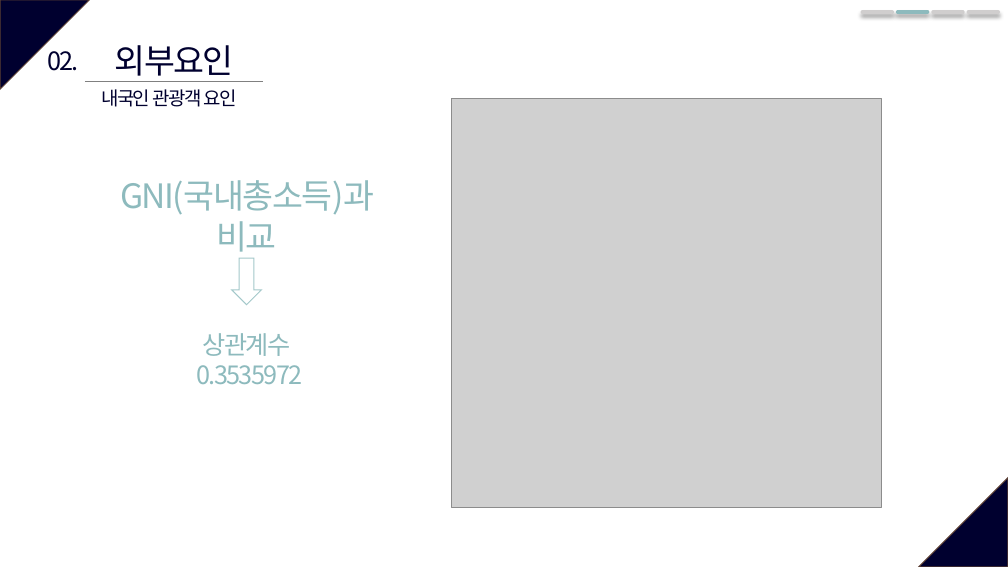
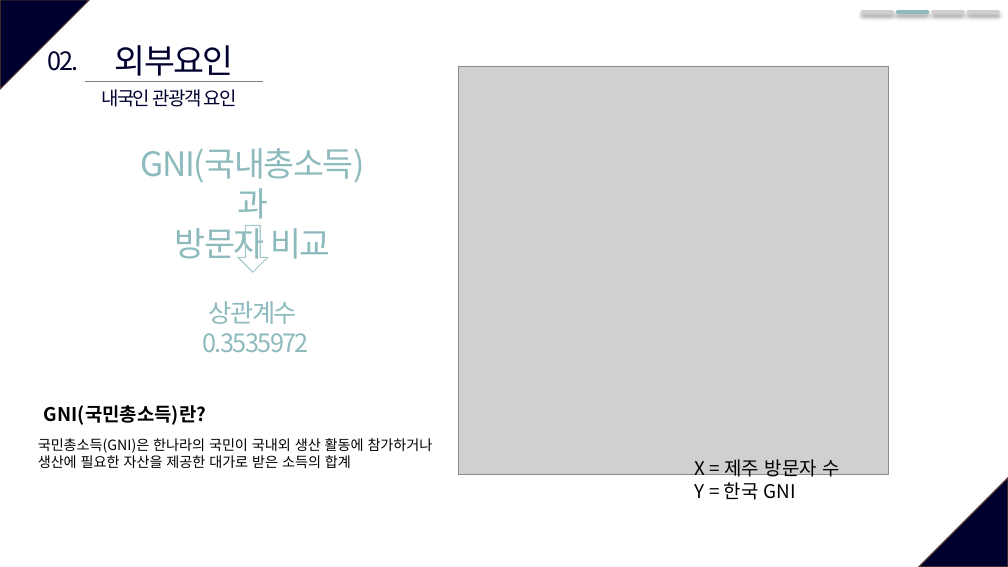
Before and after one commit to so-jeong0127/6-project, a slide deck: slide 10 of 6조_외부환경영향.pptx. Drawn at 1008x567 pixels with LibreOffice and Linux fonts; fonts in the diff are those of the drawing; grey boxes stand for pictures. Boxes give left, top, right and bottom in pixels: in the first picture for what was removed or moved away, otherwise in the second. Text is boxed around its words. In the diff, an @@ line names an element or a change of style, - is before the commit and + after.

```diff
--- a/6조_외부환경영향.pptx
+++ b/6조_외부환경영향.pptx
@@ picture moved from (x1=452, y1=98, x2=882, y2=507) to (x1=458, y1=66, x2=889, y2=475) @@
@@ text at (x1=141, y1=148, x2=365, y2=266): text changed @@
-GNI(국내총소득)과 비교
+GNI(국내총소득)과
+방문자 비교
@@ down arrow moved from (x1=232, y1=258, x2=262, y2=305) to (x1=238, y1=225, x2=268, y2=272) @@
@@ text "상관계수" moved from (x1=196, y1=333, x2=302, y2=384) to (x1=203, y1=301, x2=309, y2=352) @@
@@ text added at (x1=44, y1=405, x2=206, y2=425), 18 pt, text #000000, bold @@
+GNI(국민총소득)란?
@@ text added at (x1=38, y1=438, x2=433, y2=468), 13.5 pt, text #000000 @@
+국민총소득(GNI)은 한나라의 국민이 국내외 생산 활동에 참가하거나
+생산에 필요한 자산을 제공한 대가로 받은 소득의 합계
@@ text added at (x1=695, y1=459, x2=839, y2=500), 18 pt, text #000000 @@
+X = 제주 방문자 수
+Y = 한국 GNI
```
Also in this commit, not shown: 1 slide added.
